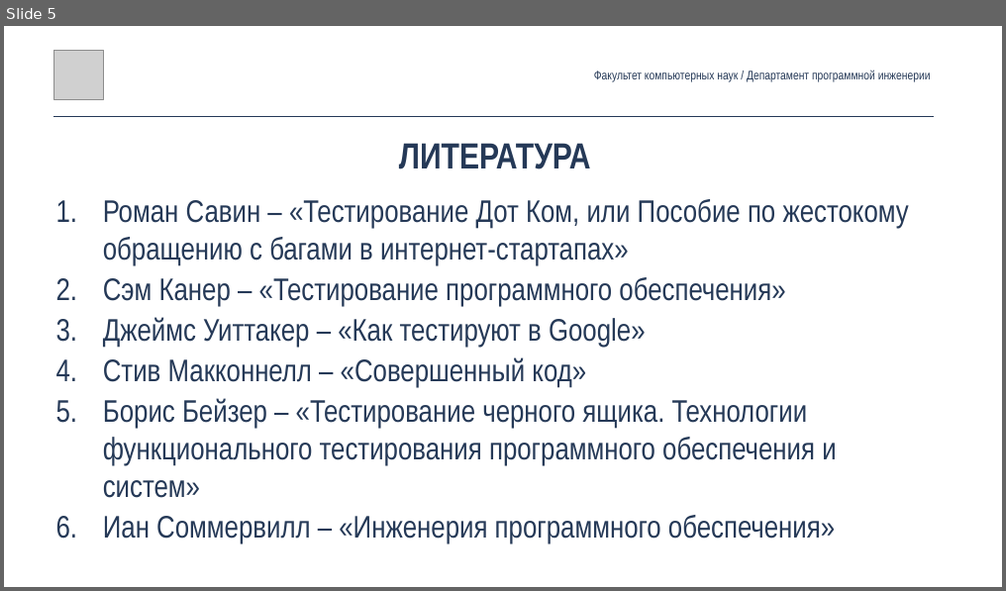
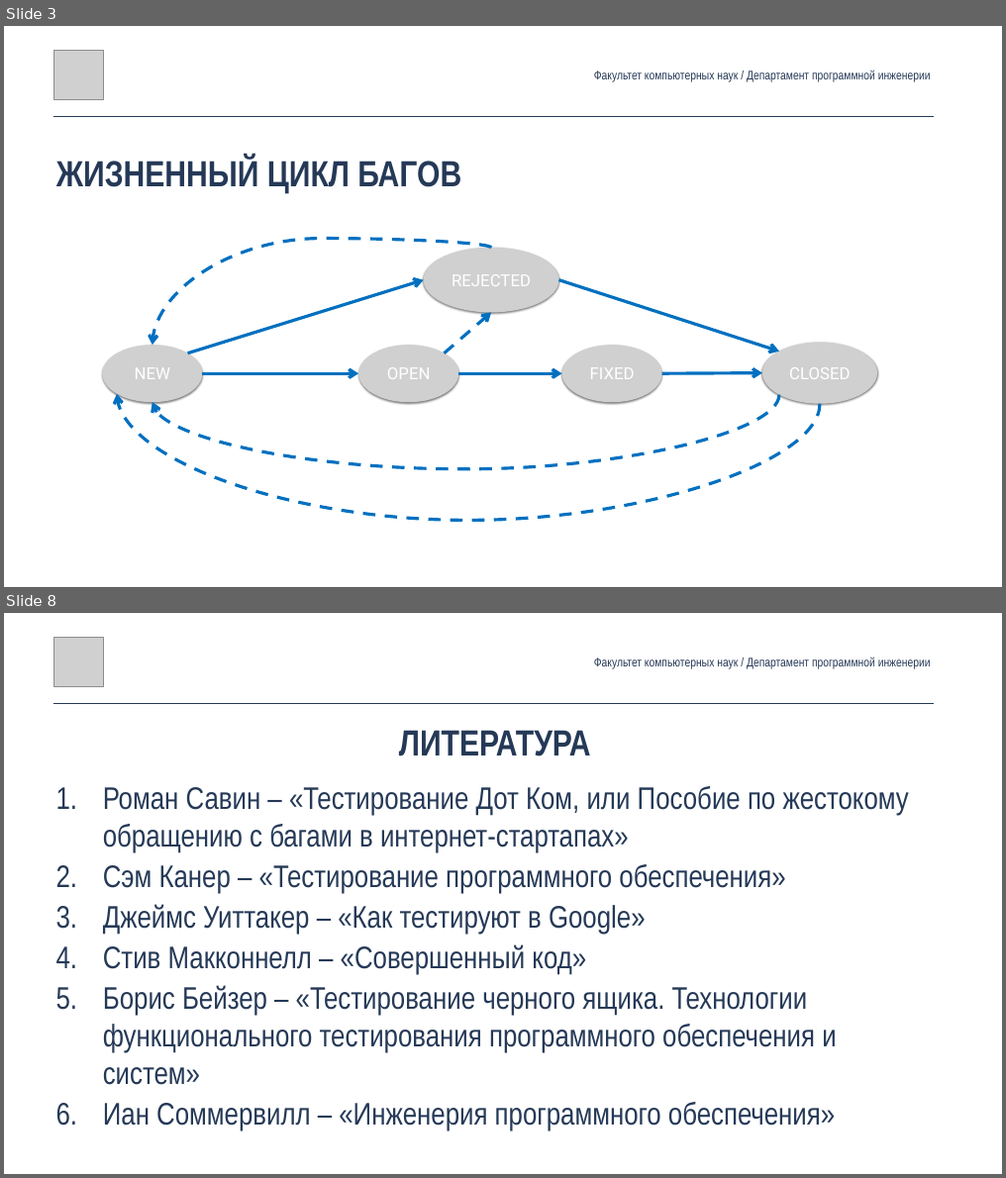
Before and after one commit to andrewt0301/qa-testing-course, a slide deck: seminars/seminar02/Seminar02.pptx. Shown one above the other, each under a label of ours: slide 5 before the commit, slides 3 and 8 after it; the slides between them are not shown. The pictures are 1006x591 and 1006x1178 pixels, drawn with LibreOffice and Linux fonts; fonts in the diff are those of the drawing; grey boxes stand for pictures. Boxes give left, top, right and bottom in pixels: in the first picture for what was removed or moved away, otherwise in the second. Text is boxed around its words. In the diff, an @@ line names an element or a change of style, - is before the commit and + after.

```diff
--- a/seminars/seminar02/Seminar02.pptx
+++ b/seminars/seminar02/Seminar02.pptx
@@ slide 3 added at box(4, 26, 1002, 587), background #FFFFFF @@
@@ picture added at box(54, 50, 103, 99) @@
@@ text added at box(594, 70, 931, 82), 24 pt, text #253957 @@
+Факультет компьютерных наук / Департамент программной инженерии
@@ line added from (54, 116) to (933, 116), #253957 1 pt @@
@@ text added at box(56, 158, 461, 194), 70 pt, text #253957, bold @@
+ЖИЗНЕННЫЙ ЦИКЛ БАГОВ
@@ curved arrow added from (491, 248) to (152, 345), #0070C0 6 pt dashed @@
@@ picture added at box(424, 248, 559, 313), 32 pt, text #FFFFFF @@
+REJECTED
@@ arrow added from (188, 354) to (424, 280), #0070C0 6 pt @@
@@ arrow added from (559, 280) to (779, 352), #0070C0 6 pt @@
@@ arrow added from (444, 354) to (491, 313), #0070C0 6 pt dashed @@
@@ picture added at box(102, 345, 202, 402), 32 pt, text #FFFFFF @@
+NEW
@@ picture added at box(358, 345, 458, 402), 32 pt, text #FFFFFF @@
+OPEN
@@ picture added at box(562, 345, 662, 402), 32 pt, text #FFFFFF @@
+FIXED
@@ picture added at box(762, 342, 877, 403), 32 pt, text #FFFFFF @@
+CLOSED
@@ arrow added from (202, 373) to (358, 373), #0070C0 6 pt @@
@@ arrow added from (458, 373) to (562, 373), #0070C0 6 pt @@
@@ arrow added from (662, 373) to (762, 373), #0070C0 6 pt @@
@@ curved arrow added from (820, 404) to (117, 394), #0070C0 6 pt dashed @@
@@ curved arrow added from (779, 395) to (152, 402), #0070C0 6 pt dashed @@
@@ what was slide 5 is now slide 8 @@
```
Also in this commit, not shown: 2 slides changed, 4 other slides added, 2 slides removed, 1 other file.
